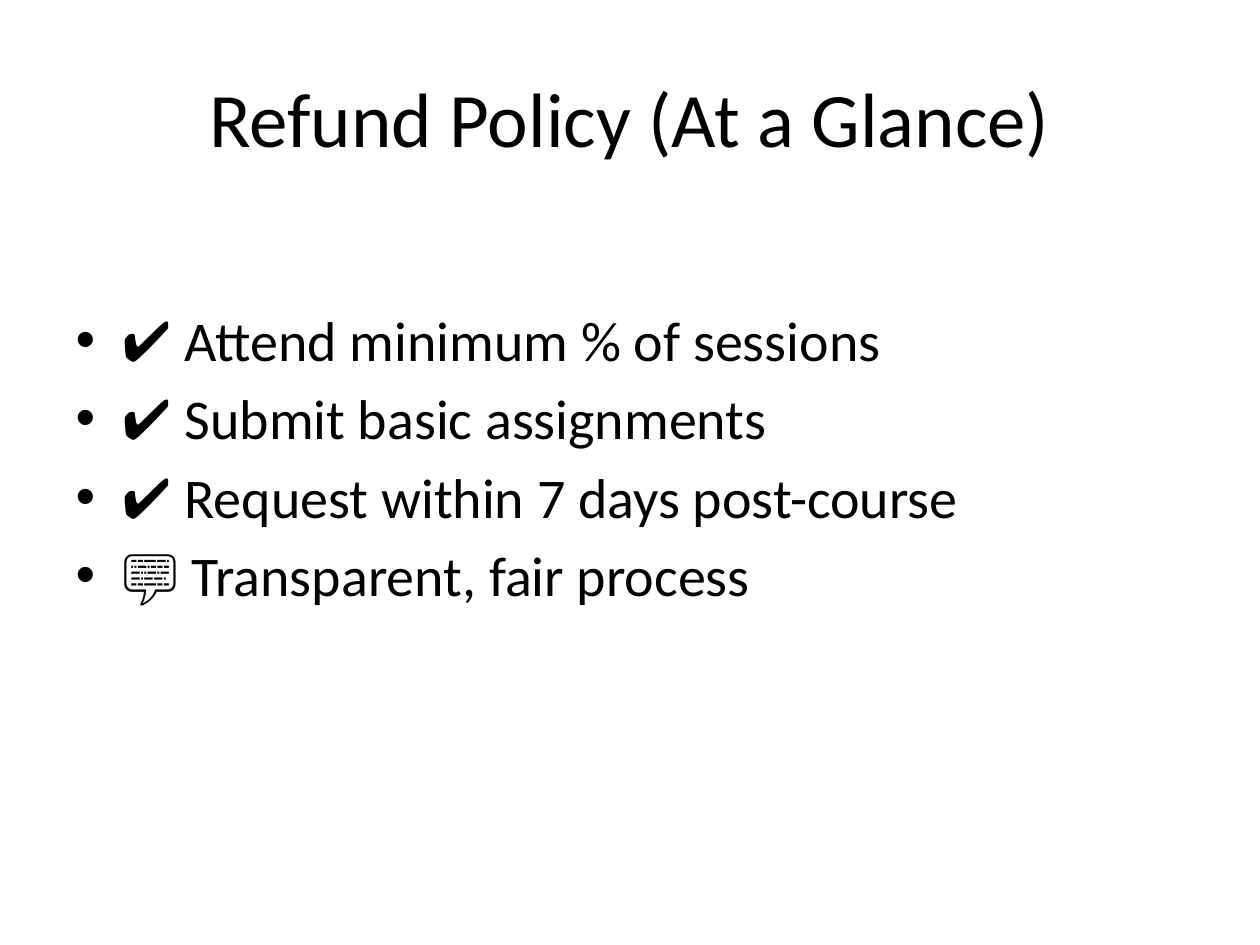
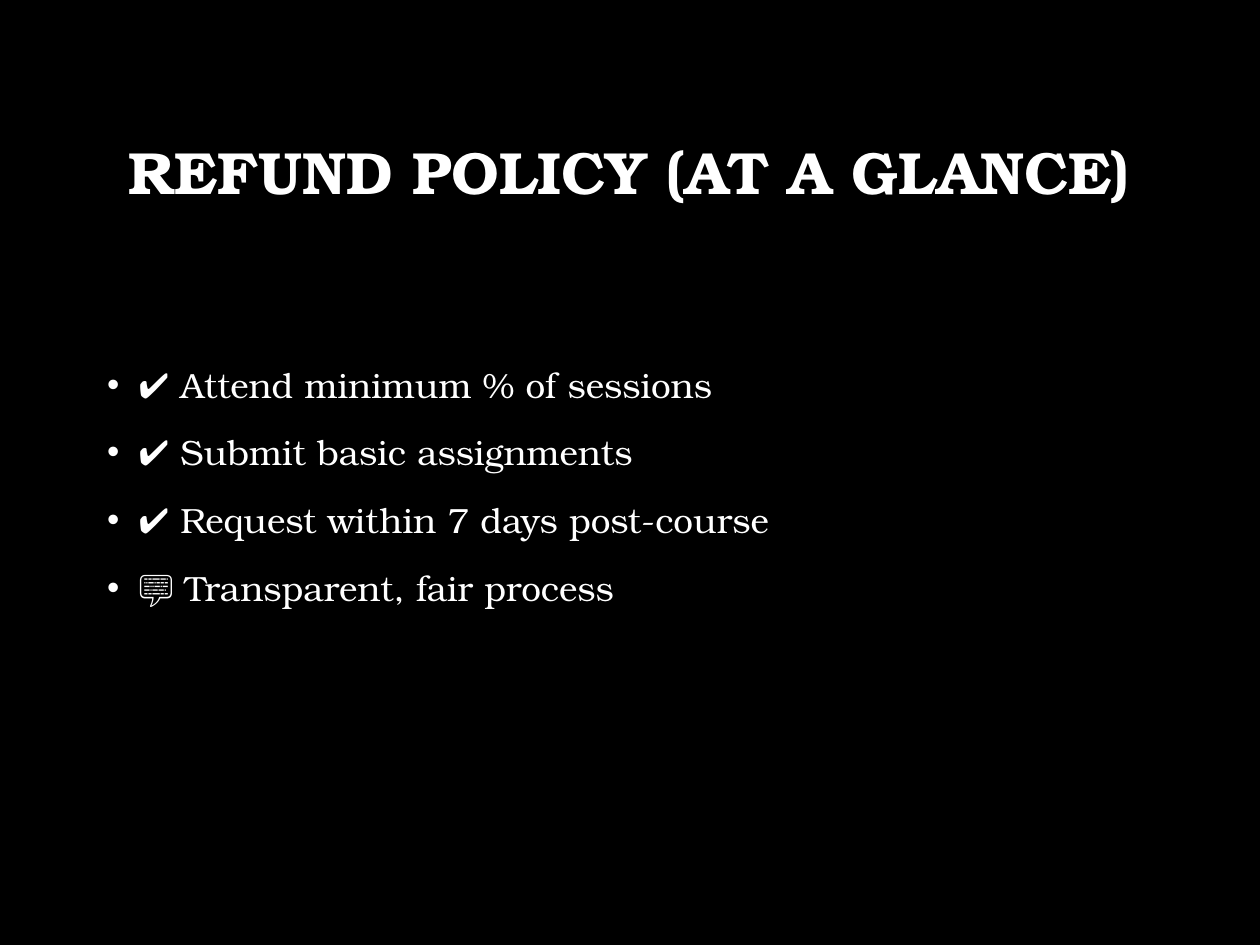
Before and after one commit to R-Venkat-Kalyan/Career-Launchpad, a slide deck: slide 6 of Summer_Placement_Training_Presentation.pptx (slide 7 before the commit). Drawn at 1260x945 pixels with LibreOffice and Linux fonts; fonts in the diff are those of the drawing; background and template pictures are left out. Boxes give left, top, right and bottom in pixels: in the first picture for what was removed or moved away, otherwise in the second. Text is boxed around its words. In the diff, an @@ line names an element or a change of style, - is before the commit and + after.

```diff
--- a/Summer_Placement_Training_Presentation.pptx
+++ b/Summer_Placement_Training_Presentation.pptx
@@ background #FFFFFF to picture (left out) @@
@@ title at (x1=129, y1=150, x2=1130, y2=203): text changed; size 44 to 34 pt; font Calibri to TeX Gyre Bonum; text colour #000000 to #FFFFFF; bold on @@
-Refund Policy (At a Glance)
+REFUND POLICY (AT A GLANCE)
@@ text "✔️ Attend minimum % of ..." moved from (x1=184, y1=322, x2=958, y2=605) to (x1=180, y1=372, x2=769, y2=609) @@
@@ text "✔️ Attend minimum % of ..." at (x1=180, y1=372, x2=769, y2=609): size 32 to 20 pt, font Calibri to TeX Gyre Bonum, text colour #000000 to #FFFFFF; indent changed; line spacing 1 to 1.2; more space between paragraphs @@
```
Also in this commit, not shown: 7 other slides changed, 1 slide removed.
